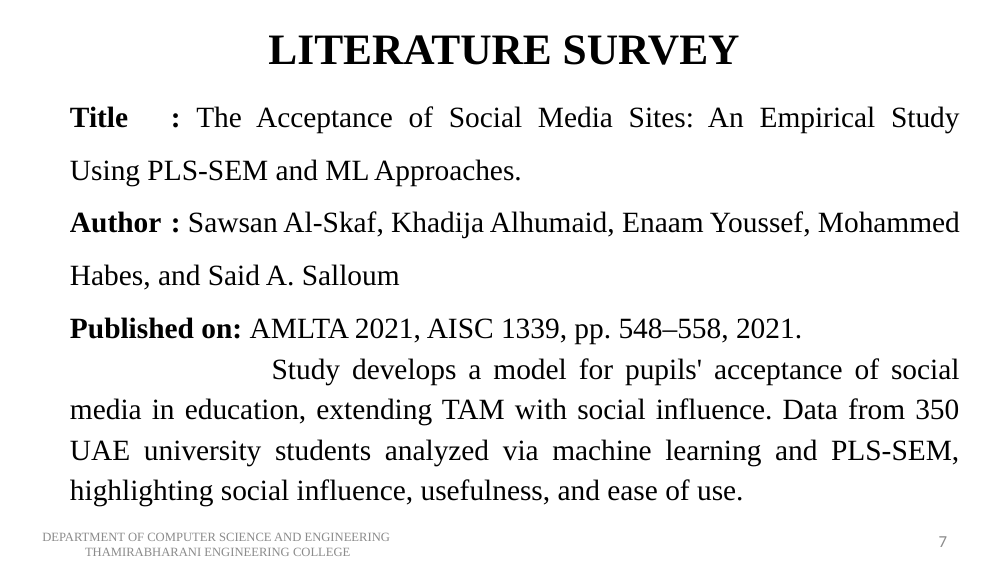
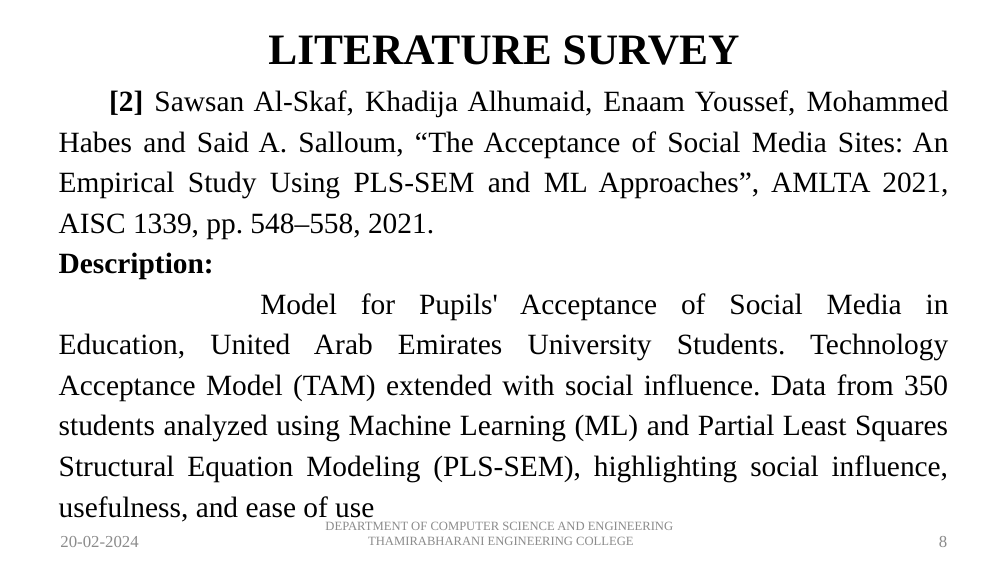
Before and after one commit to Saravana-Pon-Balan/LMS, a slide deck: slide 8 of Docs/review 1.pptx. Drawn at 1008x567 pixels with LibreOffice and Linux fonts; fonts in the diff are those of the drawing. Boxes give left, top, right and bottom in pixels: in the first picture for what was removed or moved away, otherwise in the second. Text is boxed around its words. In the diff, an @@ line names an element or a change of style, - is before the commit and + after.

```diff
--- a/Docs/review 1.pptx
+++ b/Docs/review 1.pptx
@@ text at [59,90,949,482]: text changed @@
-Title : The Acceptance of Social Media Sites: An Empirical Study Using PLS-SEM and ML Approaches.
-Author : Sawsan Al-Skaf, Khadija Alhumaid, Enaam Youssef, Mohammed Habes, and Said A. Salloum
-Published on: AMLTA 2021, AISC 1339, pp. 548–558, 2021.
-Study develops a model for pupils' acceptance of social media in education, extending TAM with social influence. Data from 350 UAE university students analyzed via machine learning and PLS-SEM, highlighting social influence, usefulness, and ease of use.
+[2] Sawsan Al-Skaf, Khadija Alhumaid, Enaam Youssef, Mohammed Habes and Said A. Salloum, “The Acceptance of Social Media Sites: An Empirical Study Using PLS-SEM and ML Approaches”, AMLTA 2021, AISC 1339, pp. 548–558, 2021.
+Description:
+Model for Pupils' Acceptance of Social Media in Education, United Arab Emirates University Students. Technology Acceptance Model (TAM) extended with social influence. Data from 350 students analyzed using Machine Learning (ML) and Partial Least Squares Structural Equation Modeling (PLS-SEM), highlighting social influence, usefulness, and ease of use
@@ text added at [60,536,138,547], 12 pt, text #8B8B8B @@
+20-02-2024
@@ text "DEPARTMENT OF COMPUTER SCIENCE AND ...": place and size @@
-text "DEPARTMENT OF COMPUTER SCIENCE AND ..." at [42,533,390,556]
+text "DEPARTMENT OF COMPUTER SCIENCE AND ..." at [325,522,673,545]
@@ text at [939,536,947,547]: text changed; font Calibri to Times New Roman @@
-7
+8
```
Also in this commit, not shown: 11 other slides changed, 9 slides added, 6 slides removed, 9 other files.
